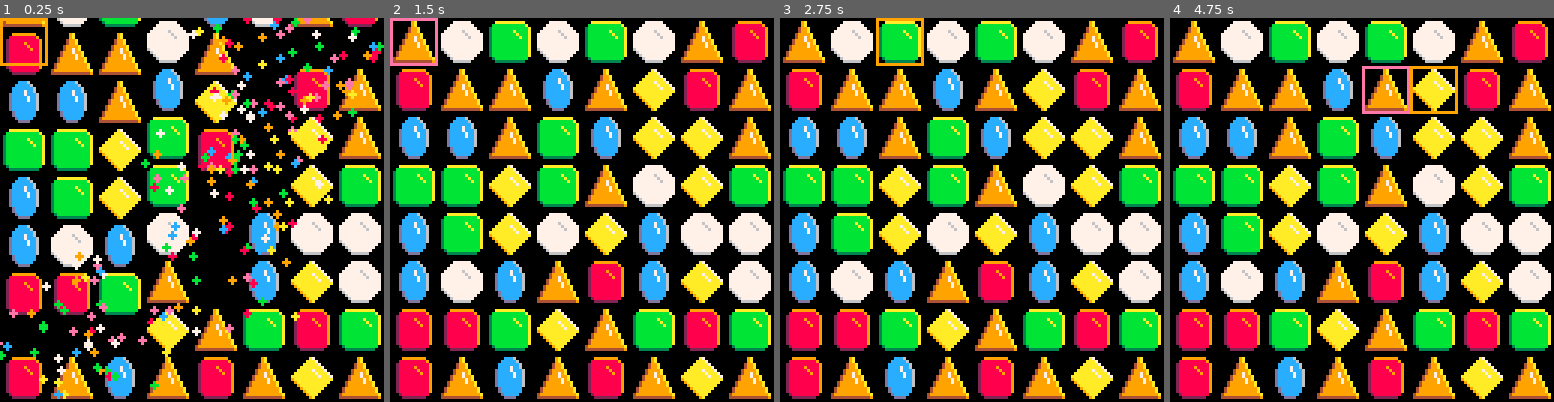
Above: before the commit, frames 1-4 (left to right).
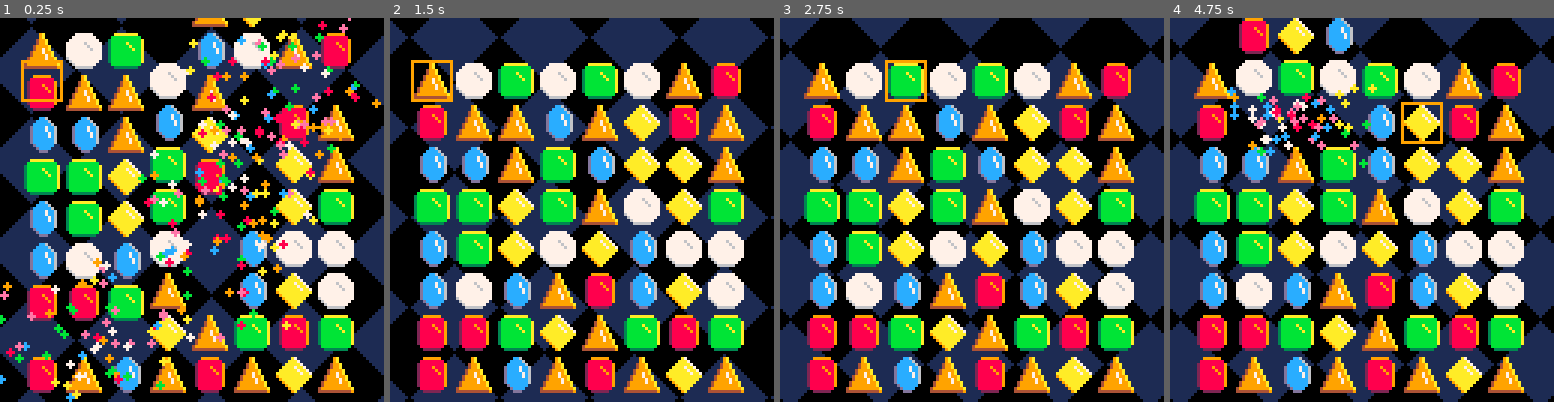
Above: after the commit, the same moments.

Repository: LuosRestil/pico8
Game: PICO-8 cartridge match3/match3.p8
Two runs of this game, one before a commit and one after it. Both use one fixed random seed, a clock stepped at 60 frames per second and the inputs below.
Inputs:
- Up to frame 1 (0.25 s): no input
- Up to frame 2 (1.5 s): tap X (X key) at 0.33, 1.07 s; tap O (Z key) at 0.7 s
- Up to frame 3 (2.75 s): hold Right 1.6-2.1 s; tap O (Z key) at 1.7, 2.1, 2.5 s; tap X (X key) at 1.85 s; hold Up 2.15-2.42 s; hold Right from 2.47 s (still down)
- Up to frame 4 (4.75 s): tap O (Z key) every 0.4 s from 2.9 to 4.5 s; tap X (X key) at 2.97, 4.08 s; release Right at 3.03 s; hold Left 3.08-3.58 s; hold Down 3.63-3.97 s; hold Right 4.02-4.68 s; hold Up from 4.73 s (still down)

The runs differ from the first frame. In frame 1, 75% of the frame differs, in the area x 0-100%, y 0-100%; in frame 2, 75%; in frame 3, 78%; in frame 4, 78%.

Commit message:
match3 resize + bg

Diff:
--- a/match3/match3.p8
+++ b/match3/match3.p8
@@ -2,10 +2,11 @@
 version 43
 __lua__
 w,h=8,8
-jsize=16 -- j="jewel"
+jsize=14 -- j="jewel"
+padx=jsize/2
+pady=jsize
 curr={0,0}
-jspr={16,20,22,24,26,28}
---jspr={64,66,68,70,72,74}
+jspr={1,3,5,7,9,11}
 jgrid={}
 gridlock=false
 selected=nil
@@ -13,6 +14,9 @@
 swapspd=jsize/4
 swapeps=0.01
 ps={} --particles
+
+bgosx=0
+bgosy=0
 
 function _init()
 	init_jgrid()
@@ -37,6 +41,9 @@
 		end
 	end
 
+	--cancel select
+	if (btnp(❎))selected=nil
+
 	animate()
 
 	if not gridlock then
@@ -47,7 +54,7 @@
 end
 
 function _draw()
-	cls()
+	draw_bg()
 	draw_grid()
 	draw_particles()
 end
@@ -56,8 +63,8 @@
 	--jewels
 	for r=0,h-1 do
 		for c=0,w-1 do
-			local x=c*jsize
-			local y=r*jsize
+			local x=c*jsize+padx
+			local y=r*jsize+pady
 			local j=jgrid[r+1][c+1]
 			spr(
 				j.sprite,
@@ -67,17 +74,18 @@
 		end
 	end
 	--cursor
-	local currx=curr[1]*jsize
-	local curry=curr[2]*jsize
+	local currx=curr[1]*jsize+padx
+	local curry=curr[2]*jsize+pady
 	rect(
 		currx,
 		curry,
 		currx+jsize-1,
-		curry+jsize-1,9)
+		curry+jsize-1,
+		9)
 	--selection highlight
 	if selected~=nil then
-		local selx=selected[1]*jsize
-		local sely=selected[2]*jsize
+		local selx=selected[1]*jsize+padx
+		local sely=selected[2]*jsize+pady
 		rect(
 			selx,
 			sely,
@@ -294,23 +302,23 @@
 	return false
 end
 
-function count_destroyed()
-	local ct=0
-	for r=1,h do
-		for c=1,w do
-			if jgrid[r][c].destroy then
-				ct+=1
-			end
-		end
-	end
-	return ct
-end
+--function count_destroyed()
+--	local ct=0
+--	for r=1,h do
+--		for c=1,w do
+--			if jgrid[r][c].destroy then
+--				ct+=1
+--			end
+--		end
+--	end
+--	return ct
+--end
 
 function particle_burst(r,c,n)
 	n=n or 20
 	for i=1,n do
-		local x=(c-1)*jsize
-		local y=(r-1)*jsize
+		local x=(c-1)*jsize+padx
+		local y=(r-1)*jsize+pady
 		local rx=rnd()*jsize+x
 		local ry=rnd()*jsize+y
 		add(ps,new_particle(rx,ry))
@@ -332,6 +340,19 @@
 		p:draw()
 	end
 end
+
+function draw_bg()
+	cls()
+	for i=-bgosx,128,30 do
+		for j=-bgosy,128,30 do
+			spr(64,i,j,4,4)
+		end
+	end
+	bgosx+=0.5
+	bgosy-=0.5
+	bgosx%=30
+	bgosy%=30
+end
 -->8
 --todo
 --[[
@@ -342,6 +363,8 @@
 + count chains (matches since
   last swap)
 + scoring
+	- 3->1pt
+	- more->n pts
 + title screen
 + reset board on no moves
 	- make all possible swaps,
--- /dev/null
+++ b/sandbox.p8
@@ -0,0 +1,50 @@
+pico-8 cartridge // http://www.pico-8.com
+version 43
+__lua__
+sprsize=30
+osx=0
+osy=0
+
+function _draw()
+	cls(1)
+	for i=-osx,128,sprsize do
+		for j=-osy,128,sprsize do
+			spr(1,i,j,4,4)
+		end
+	end
+	osx+=1
+	osy+=1
+	osx%=sprsize
+	osy%=sprsize
+end
+…(31 lines of a section not shown)…
Not shown, changed: 52 lines of the sprite sheet (__gfx__) section of match3/match3.p8
Not shown, changed: 30 lines of the sprite sheet (__gfx__) section of sandbox.p8
